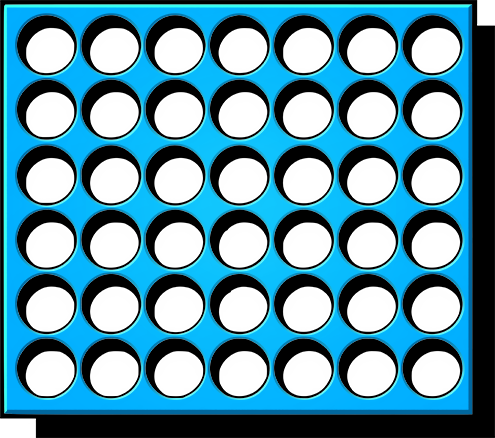
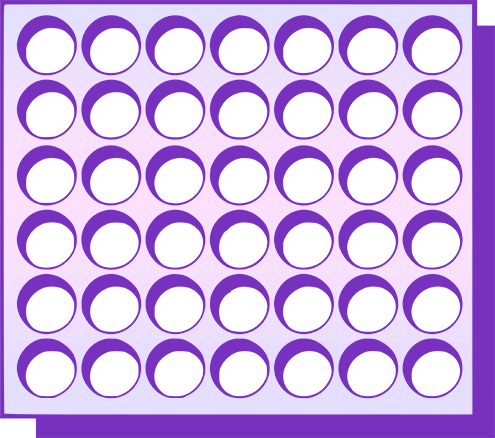
Comparing the layer stacks of the two 495 × 438 images. Changes:
added layer "Layer 6" above "Base Outline" over left=0, top=0, right=495, bottom=438
hid "Gradient", moved it above "Layer 8" over left=0, top=0, right=495, bottom=438
added layer "Layer 8" above "Layer 7" over left=0, top=0, right=495, bottom=310
added layer "Layer 7" above "Layer 4" over left=0, top=109, right=495, bottom=438
"Layer 4": blend soft light → normal, painted on it over left=0, top=0, right=495, bottom=438
painted on "Edges" over left=1, top=2, right=473, bottom=416
hid "Shadow" over left=3, top=2, right=495, bottom=422
painted on "Layer 5" over left=0, top=0, right=495, bottom=438
